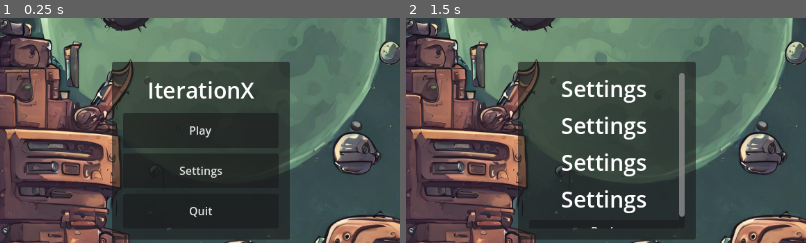
Above: before the commit, frames 1-2 (left to right).
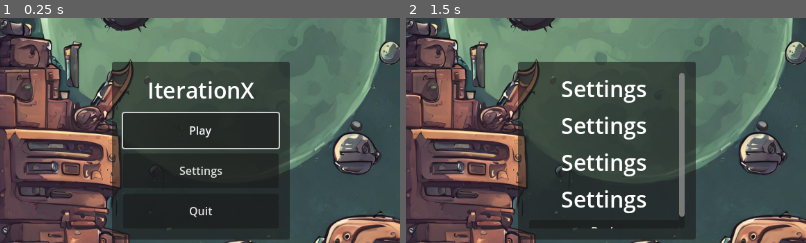
Above: after the commit, the same moments.

Repository: AlexandruPites/IterationX
Game: Godot game, scene res://main_menu.tscn
Two runs of this game, one before a commit and one after it. Both use one fixed random seed, a clock stepped at 60 frames per second and the inputs below.
Inputs:
- Up to frame 1 (0.25 s): no input
- Up to frame 2 (1.5 s): click "Settings" at 0.5 s; click "Back" at 1.25 s
The pictures show only the part of the screen within x 11-61%, y 13-63%; the shares and areas given below are measured in that part.

The runs differ from the first frame. In frame 1, 0.7% of the frame differs, in the area x 30-70%, y 41-59%; in frame 2, nothing differs.

Commit message:
Ui controller partial

Diff:
--- /dev/null
+++ b/game_over_screen.tscn
@@ -0,0 +1,112 @@
+[gd_scene load_steps=6 format=3 uid="uid://b2qui0ahetuyy"]
+
+[ext_resource type="Script" path="res://scripts/game_over_screen.gd" id="1_4utlk"]
+[ext_resource type="FontFile" uid="uid://ch4eyovb85f2h" path="res://VCR_OSD_MONO_1.001.ttf" id="2_4v8wo"]
+[ext_resource type="Script" path="res://scripts/ButtonGrab.gd" id="3_tumsy"]
+
+[sub_resource type="StyleBoxFlat" id="StyleBoxFlat_sur0g"]
+bg_color = Color(0.635294, 0.211765, 0.211765, 1)
+corner_radius_top_left = 50
+corner_radius_top_right = 50
+corner_radius_bottom_right = 50
+corner_radius_bottom_left = 50
+
+[sub_resource type="LabelSettings" id="LabelSettings_g2m61"]
+font = ExtResource("2_4v8wo")
+font_size = 56
+
+[node name="GameOverScreen" type="Control"]
+layout_mode = 3
+anchors_preset = 15
+anchor_right = 1.0
+anchor_bottom = 1.0
+grow_horizontal = 2
+grow_vertical = 2
+script = ExtResource("1_4utlk")
+
+[node name="ColorRect" type="ColorRect" parent="."]
+layout_mode = 1
+anchors_preset = 15
+anchor_right = 1.0
+anchor_bottom = 1.0
+grow_horizontal = 2
+grow_vertical = 2
+color = Color(0.0156863, 0.0156863, 0.00784314, 0.490196)
+metadata/_edit_use_anchors_ = true
+
+[node name="Panel" type="Panel" parent="."]
+layout_mode = 1
+anchors_preset = 8
+anchor_left = 0.5
+anchor_top = 0.5
+anchor_right = 0.5
+anchor_bottom = 0.5
+offset_left = -362.0
+offset_top = -233.0
+offset_right = 378.0
+offset_bottom = 253.0
+grow_horizontal = 2
+grow_vertical = 2
+theme_override_styles/panel = SubResource("StyleBoxFlat_sur0g")
+
+[node name="GameOverLabel" type="Label" parent="Panel"]
+layout_mode = 1
+anchors_preset = 5
+anchor_left = 0.5
+anchor_right = 0.5
+offset_left = -112.0
+offset_right = 112.0
+offset_bottom = 43.0
+grow_horizontal = 2
+text = "Run over"
+label_settings = SubResource("LabelSettings_g2m61")
+
+[node name="ReturnToMainMenu" type="Button" parent="Panel"]
+layout_mode = 0
+offset_left = 107.0
+offset_top = 155.0
+offset_right = 647.0
+offset_bottom = 206.0
+theme_override_fonts/font = ExtResource("2_4v8wo")
+theme_override_font_sizes/font_size = 48
+text = "Return to main menu"
+script = ExtResource("3_tumsy")
+
+[node name="Quit" type="Button" parent="Panel"]
+layout_mode = 1
+anchors_preset = 7
+anchor_left = 0.5
+anchor_top = 1.0
+anchor_right = 0.5
+anchor_bottom = 1.0
+offset_left = -73.0
+offset_top = -117.0
+offset_right = 47.0
+offset_bottom = -66.0
+grow_horizontal = 2
+grow_vertical = 0
+theme_override_fonts/font = ExtResource("2_4v8wo")
+theme_override_font_sizes/font_size = 48
+text = "Quit
+"
+
+[node name="Retry" type="Button" parent="Panel"]
+layout_mode = 1
+anchors_preset = 8
+anchor_left = 0.5
+anchor_top = 0.5
+anchor_right = 0.5
+anchor_bottom = 0.5
+offset_left = -87.0
+offset_top = 21.0
+offset_right = 61.0
+offset_bottom = 72.0
+grow_horizontal = 2
+grow_vertical = 2
+theme_override_fonts/font = ExtResource("2_4v8wo")
+theme_override_font_sizes/font_size = 48
+text = "Retry"
+
+[connection signal="pressed" from="Panel/ReturnToMainMenu" to="." method="_on_return_to_main_menu_pressed"]
+[connection signal="pressed" from="Panel/Quit" to="." method="_on_quit_pressed"]
+[connection signal="pressed" from="Panel/Retry" to="." method="_on_retry_pressed"]
--- a/main_menu.tscn
+++ b/main_menu.tscn
@@ -1,7 +1,8 @@
-[gd_scene load_steps=3 format=3 uid="uid://bm3hvuynnjll4"]
+[gd_scene load_steps=4 format=3 uid="uid://bm3hvuynnjll4"]
 
 [ext_resource type="Texture2D" uid="uid://cctsfl71n878m" path="res://images/main-menu-background.png" id="1_8dc4l"]
 [ext_resource type="Script" path="res://scripts/CanvasLayer.gd" id="2_x64re"]
+[ext_resource type="Script" path="res://scripts/ButtonGrab.gd" id="3_bw85y"]
 
 [node name="MainMenu" type="Node"]
 
@@ -64,6 +65,7 @@
 layout_mode = 2
 size_flags_vertical = 3
 text = "Play"
+script = ExtResource("3_bw85y")
 
 [node name="ButtonSettings" type="Button" parent="CanvasLayer/Main/CenterContainer/PanelContainer/MarginContainer/VBoxContainer"]
 layout_mode = 2
--- a/project.godot
+++ b/project.godot
@@ -31,6 +31,14 @@
 
 [input]
 
+ui_accept={
+"deadzone": 0.5,
+"events": [Object(InputEventKey,"resource_local_to_scene":false,"resource_name":"","device":0,"window_id":0,"alt_pressed":false,"shift_pressed":false,"ctrl_pressed":false,"meta_pressed":false,"pressed":false,"keycode":4194309,"physical_keycode":0,"key_label":0,"unicode":0,"echo":false,"script":null)
+, Object(InputEventKey,"resource_local_to_scene":false,"resource_name":"","device":0,"window_id":0,"alt_pressed":false,"shift_pressed":false,"ctrl_pressed":false,"meta_pressed":false,"pressed":false,"keycode":4194310,"physical_keycode":0,"key_label":0,"unicode":0,"echo":false,"script":null)
+, Object(InputEventKey,"resource_local_to_scene":false,"resource_name":"","device":0,"window_id":0,"alt_pressed":false,"shift_pressed":false,"ctrl_pressed":false,"meta_pressed":false,"pressed":false,"keycode":32,"physical_keycode":0,"key_label":0,"unicode":32,"echo":false,"script":null)
+, Object(InputEventJoypadButton,"resource_local_to_scene":false,"resource_name":"","device":-1,"button_index":0,"pressure":0.0,"pressed":true,"script":null)
+]
+}
 ui_left={
 "deadzone": 0.5,
 "events": [Object(InputEventKey,"resource_local_to_scene":false,"resource_name":"","device":0,"window_id":0,"alt_presse …(181 unchanged characters)…
--- /dev/null
+++ b/scenes/pause_screen.tscn
@@ -0,0 +1,204 @@
+[gd_scene load_steps=6 format=3 uid="uid://c4oh0fupwk5ij"]
+
+[ext_resource type="Script" path="res://scripts/game_over_screen.gd" id="1_6nihj"]
+[ext_resource type="FontFile" uid="uid://ch4eyovb85f2h" path="res://VCR_OSD_MONO_1.001.ttf" id="2_ct22q"]
+[ext_resource type="Script" path="res://scripts/ButtonGrab.gd" id="3_knwgi"]
+
+[sub_resource type="StyleBoxFlat" id="StyleBoxFlat_sur0g"]
+bg_color = Color(0, 0.211765, 0.211765, 1)
+corner_radius_top_left = 50
+corner_radius_top_right = 50
+corner_radius_bottom_right = 50
+corner_radius_bottom_left = 50
+
+[sub_resource type="LabelSettings" id="LabelSettings_g2m61"]
+font = ExtResource("2_ct22q")
+font_size = 56
+
+[node name="SettingsFromPauseScreen" type="Control"]
+layout_mode = 3
+anchors_preset = 15
+anchor_right = 1.0
+anchor_bottom = 1.0
+grow_horizontal = 2
+grow_vertical = 2
+script = ExtResource("1_6nihj")
+
+[node name="ColorRect" type="ColorRect" parent="."]
+layout_mode = 1
+anchors_preset = 15
+anchor_right = 1.0
+anchor_bottom = 1.0
+grow_horizontal = 2
+grow_vertical = 2
+color = Color(0.0156863, 0.0156863, 0.00784314, 0.133333)
+metadata/_edit_use_anchors_ = true
+
+[node name="Settings" type="Control" parent="ColorRect"]
+visible = false
+layout_mode = 1
+anchors_preset = 15
+anchor_right = 1.0
+anchor_bottom = 1.0
+grow_horizontal = 2
+grow_vertical = 2
+
+[node name="CenterContainer" type="CenterContainer" parent="ColorRect/Settings"]
+layout_mode = 1
+anchors_preset = 15
+anchor_right = 1.0
+anchor_bottom = 1.0
+offset_left = 4.0
+offset_top = 4.0
+offset_right = 4.0
+offset_bottom = 4.0
+grow_horizontal = 2
+grow_vertical = 2
+
+[node name="PanelContainer" type="PanelContainer" parent="ColorRect/Settings/CenterContainer"]
+custom_minimum_size = Vector2(256, 256)
+layout_mode = 2
+
+[node name="MarginContainer" type="MarginContainer" parent="ColorRect/Settings/CenterContainer/PanelContainer"]
+layout_mode = 2
+theme_override_constants/margin_left = 16
+theme_override_constants/margin_top = 16
+theme_override_constants/margin_right = 16
+theme_override_constants/margin_bottom = 16
+
+[node name="ScrollContainer" type="ScrollContainer" parent="ColorRect/Settings/CenterContainer/PanelContainer/MarginContainer"]
+layout_mode = 2
+
+[node name="VBoxContainer" type="VBoxContainer" parent="ColorRect/Settings/CenterContainer/PanelContainer/MarginContainer/ScrollContainer"]
+layout_mode = 2
+size_flags_horizontal = 3
+theme_override_constants/separation = 8
+
+[node name="Label" type="Label" parent="ColorRect/Settings/CenterContainer/PanelContainer/MarginContainer/ScrollContainer/VBoxContainer"]
+layout_mode = 2
+size_flags_vertical = 3
+theme_override_font_sizes/font_size = 32
+text = "Settings
+"
+horizontal_alignment = 1
+vertical_alignment = 1
+
+[node name="Label2" type="Label" parent="ColorRect/Settings/CenterContainer/PanelContainer/MarginContainer/ScrollContainer/VBoxContainer"]
+layout_mode = 2
+size_flags_vertical = 3
+theme_override_font_sizes/font_size = 32
+text = "Settings
+"
+horizontal_alignment = 1
+vertical_alignment = 1
+
+[node name="Label3" type="Label" parent="ColorRect/Settings/CenterContainer/PanelContainer/MarginContainer/ScrollContainer/VBoxContainer"]
+layout_mode = 2
+size_flags_vertical = 3
+theme_override_font_sizes/font_size = 32
+text = "Settings
+"
+horizontal_alignment = 1
+vertical_alignment = 1
+
+[node name="Label4" type="Label" parent="ColorRect/Settings/CenterContainer/PanelContainer/MarginContainer/ScrollContainer/VBoxContainer"]
+layout_mode = 2
+size_flags_vertical = 3
+theme_override_font_sizes/font_size = 32
+text = "Settings
+"
+horizontal_alignment = 1
+vertical_alignment = 1
+
+[node name="ButtonBack" type="Button" parent="ColorRect/Settings/CenterContainer/PanelContainer/MarginContainer/ScrollContainer/VBoxContainer"]
+layout_mode = 2
+size_flags_vertical = 3
+text = "Back"
+
+[node name="Panel" type="Panel" parent="ColorRect"]
+layout_mode = 1
+anchors_preset = 8
+anchor_left = 0.5
+anchor_top = 0.5
+anchor_right = 0.5
+anchor_bottom = 0.5
+offset_left = -184.0
+offset_top = -207.0
+offset_right = 184.0
+offset_bottom = 207.0
+grow_horizontal = 2
+grow_vertical = 2
+theme_override_styles/panel = SubResource("StyleBoxFlat_sur0g")
+
+[node name="PausedLabel" type="Label" parent="ColorRect/Panel"]
+layout_mode = 1
+anchors_preset = 5
+anchor_left = 0.5
+anchor_right = 0.5
+offset_left = -104.0
+offset_top = 23.0
+offset_right = 94.0
+offset_bottom = 76.0
+grow_horizontal = 2
+text = "Paused"
+label_settings = SubResource("LabelSettings_g2m61")
+
+[node name="SettingsButton" type="Button" parent="ColorRect/Panel"]
+layout_mode = 1
+anchors_preset = 7
+anchor_left = 0.5
+anchor_top = 1.0
+anchor_right = 0.5
+anchor_bottom = 1.0
+offset_left = -121.0
+offset_top = -282.0
+offset_right = 111.0
+offset_bottom = -231.0
+grow_horizontal = 2
+grow_vertical = 0
+theme_override_fonts/font = ExtResource("2_ct22q")
+theme_override_font_sizes/font_size = 48
+text = "Settings"
+
+[node name="Resume" type="Button" parent="ColorRect/Panel"]
+layout_mode = 1
+anchors_preset = 8
+anchor_left = 0.5
+anchor_top = 0.5
+anchor_right = 0.5
+anchor_bottom = 0.5
+offset_left = -91.0
+offset_top = 19.0
+offset_right = 85.0
+offset_bottom = 70.0
+grow_horizontal = 2
+grow_vertical = 2
+theme_override_fonts/font = ExtResource("2_ct22q")
+theme_override_font_sizes/font_size = 48
+text = "Resume"
+script = ExtResource("3_knwgi")
+
+[node name="Save" type="Button" parent="ColorRect/Panel"]
+layout_mode = 1
+anchors_preset = 7
+anchor_left = 0.5
+anchor_top = 1.0
+anchor_right = 0.5
+anchor_bottom = 1.0
+offset_left = -68.0
+offset_top = -104.0
+offset_right = 52.0
+offset_bottom = -53.0
+grow_horizontal = 2
+grow_vertical = 0
+theme_override_fonts/font = ExtResource("2_ct22q")
+theme_override_font_sizes/font_size = 48
+text = "Save"
+
+[connection signal="pressed" from="ColorRect/Settings/CenterContainer/PanelContainer/MarginContainer/ScrollContainer/VBoxContainer/ButtonBack" to="." method="_on_button_back_pressed"]
+[connection signal="pressed" from="ColorRect/Panel/SettingsButton" to="." method="_on_settings_pressed"]
+[connection signal="pressed" from="ColorRect/Panel/SettingsButton" to="." method="_on_quit_pressed"]
+[connection signal="pressed" from="ColorRect/Panel/Resume" to="." method="_on_resume_pressed"]
+[connection signal="pressed" from="ColorRect/Panel/Resume" to="." method="_on_retry_pressed"]
+[connection signal="pressed" from="ColorRect/Panel/Save" to="." method="_on_quit_pressed"]
+[connection signal="pressed" from="ColorRect/Panel/Save" to="." method="_on_save_pressed"]
--- /dev/null
+++ b/scripts/ButtonGrab.gd
@@ -0,0 +1,6 @@
+extends Button
+
+
+# Called when the node enters the scene tree for the first time.
+func _ready() -> void:
+	grab_focus.call_deferred()
